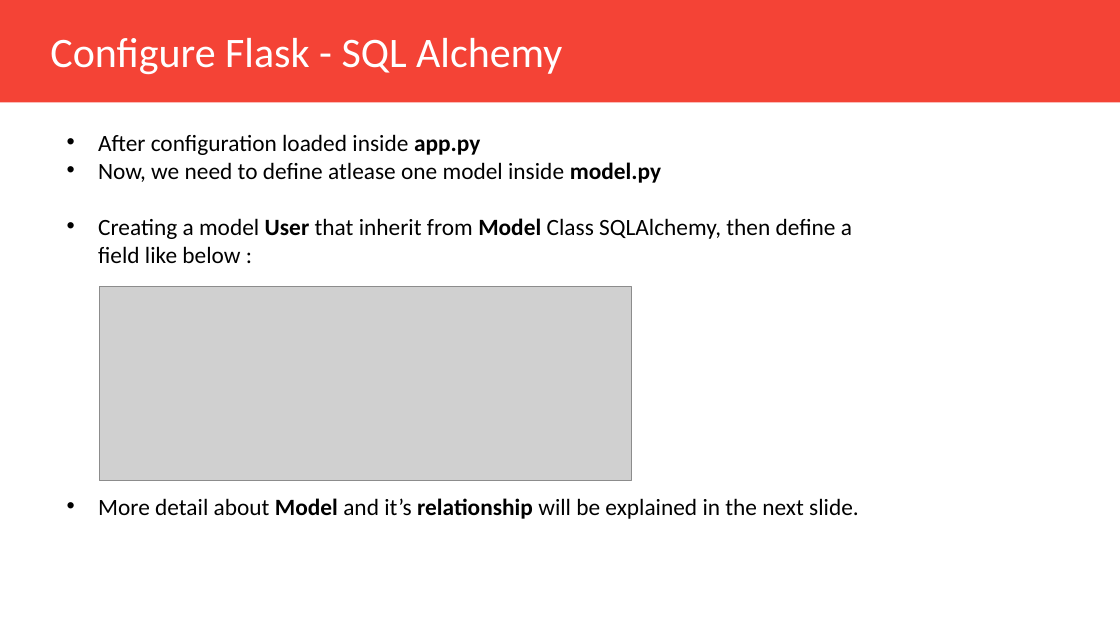
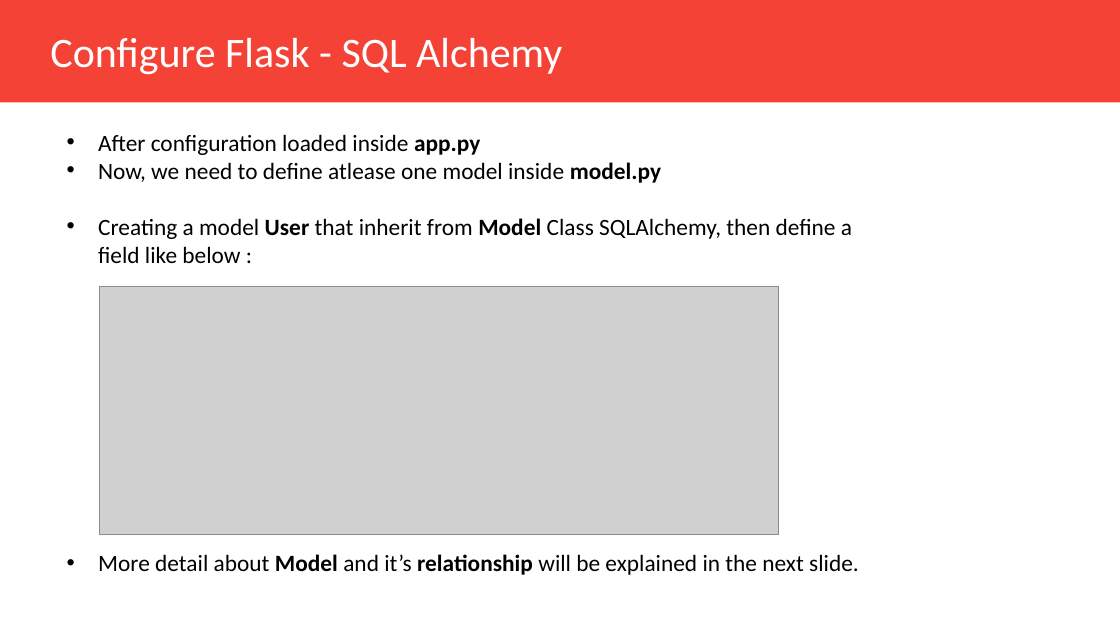
Before and after one commit to Muhammad-Yunus/Flask-Web-Development, a slide deck: slide 9 of pertemuan_3/Pertemuan_3.pptx. Drawn at 1120x630 pixels with LibreOffice and Linux fonts; fonts in the diff are those of the drawing; grey boxes stand for pictures. Boxes give left, top, right and bottom in pixels: in the first picture for what was removed or moved away, otherwise in the second. Text is boxed around its words. In the diff, an @@ line names an element or a change of style, - is before the commit and + after.

```diff
--- a/pertemuan_3/Pertemuan_3.pptx
+++ b/pertemuan_3/Pertemuan_3.pptx
@@ text "After configuration loaded inside app.py" rewrapped from box(98, 134, 859, 519) to box(98, 134, 859, 575) @@
@@ picture: place and size @@
-picture at box(99, 287, 631, 481)
+picture at box(99, 287, 779, 534)
```
Also in this commit, not shown: 1 other slide changed, 6 other files.
